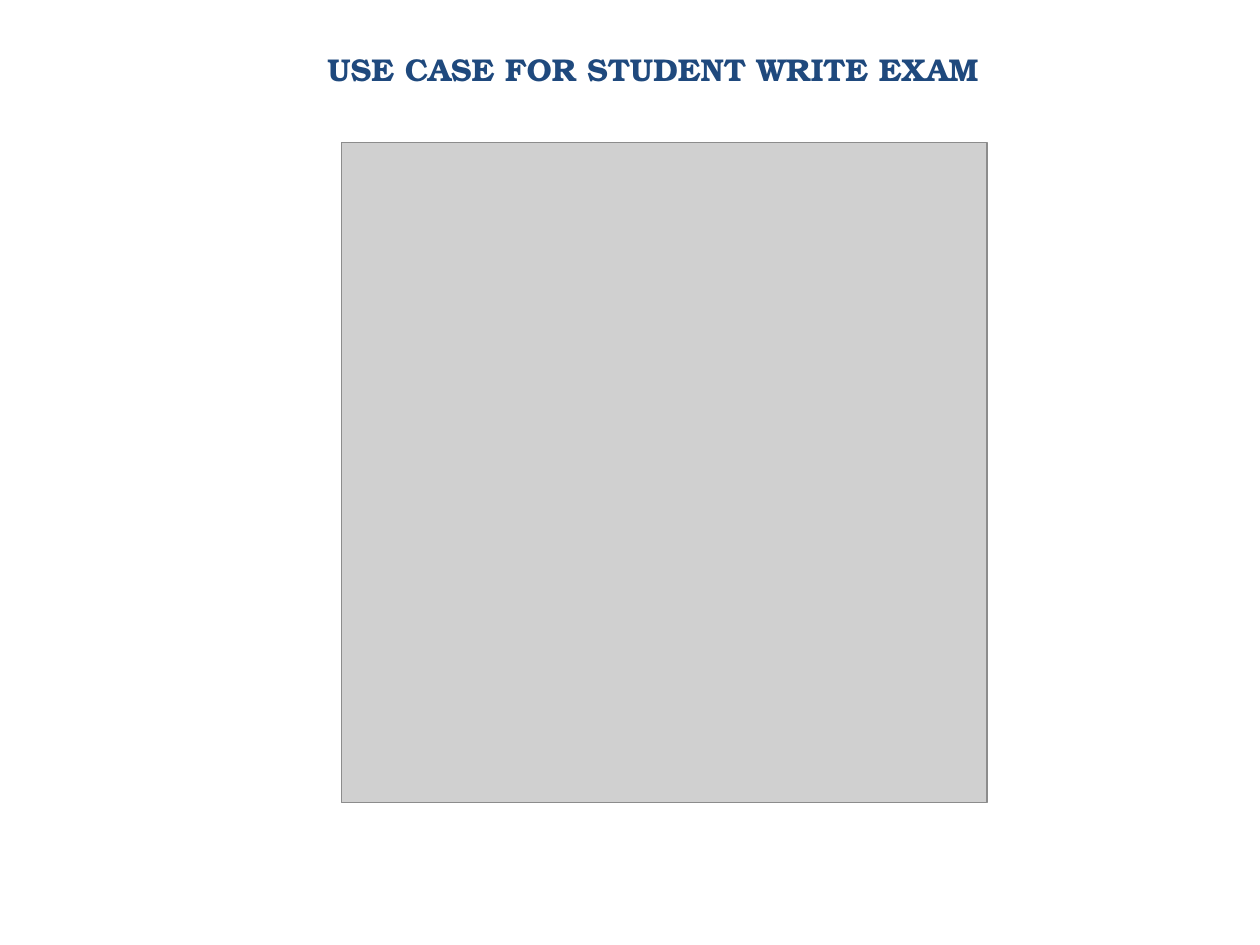
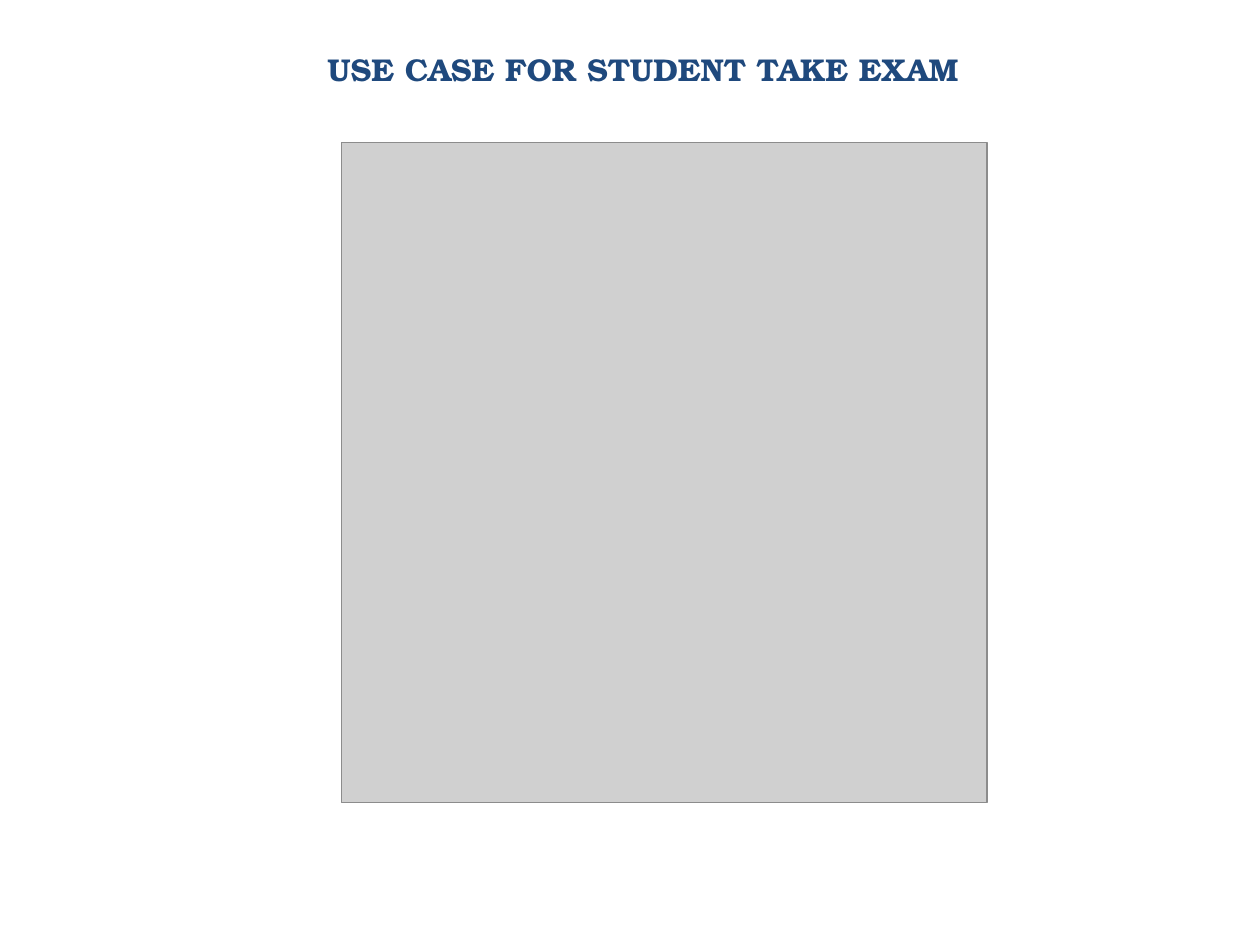
Before and after one commit to karthikpalakurthi/Online-Examination, a slide deck: slide 9 of MidTerm-Ppt.pptx. Drawn at 1260x945 pixels with LibreOffice and Linux fonts; fonts in the diff are those of the drawing; grey boxes stand for pictures. Boxes give left, top, right and bottom in pixels: in the first picture for what was removed or moved away, otherwise in the second. Text is boxed around its words. In the diff, an @@ line names an element or a change of style, - is before the commit and + after.

```diff
--- a/MidTerm-Ppt.pptx
+++ b/MidTerm-Ppt.pptx
@@ text at (x1=327, y1=59, x2=959, y2=82): text changed @@
-USE CASE FOR STUDENT WRITE EXAM
+USE CASE FOR STUDENT TAKE EXAM
```
Also in this commit, not shown: 3 other slides changed, 2 slides added, 2 other files.
